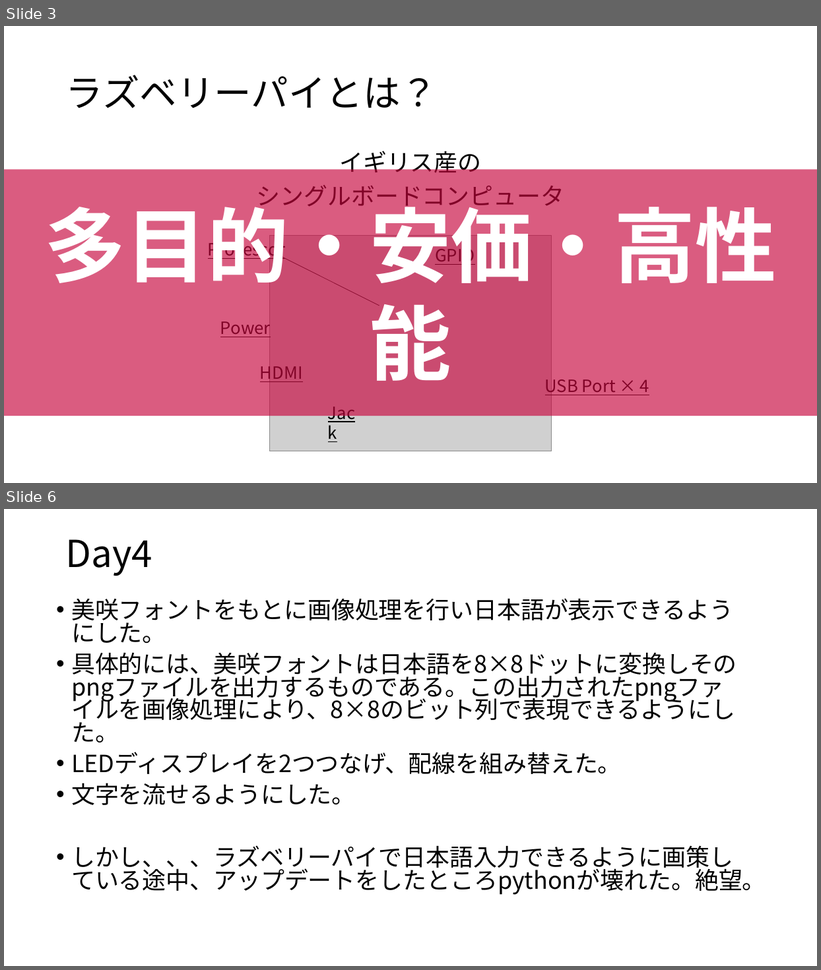
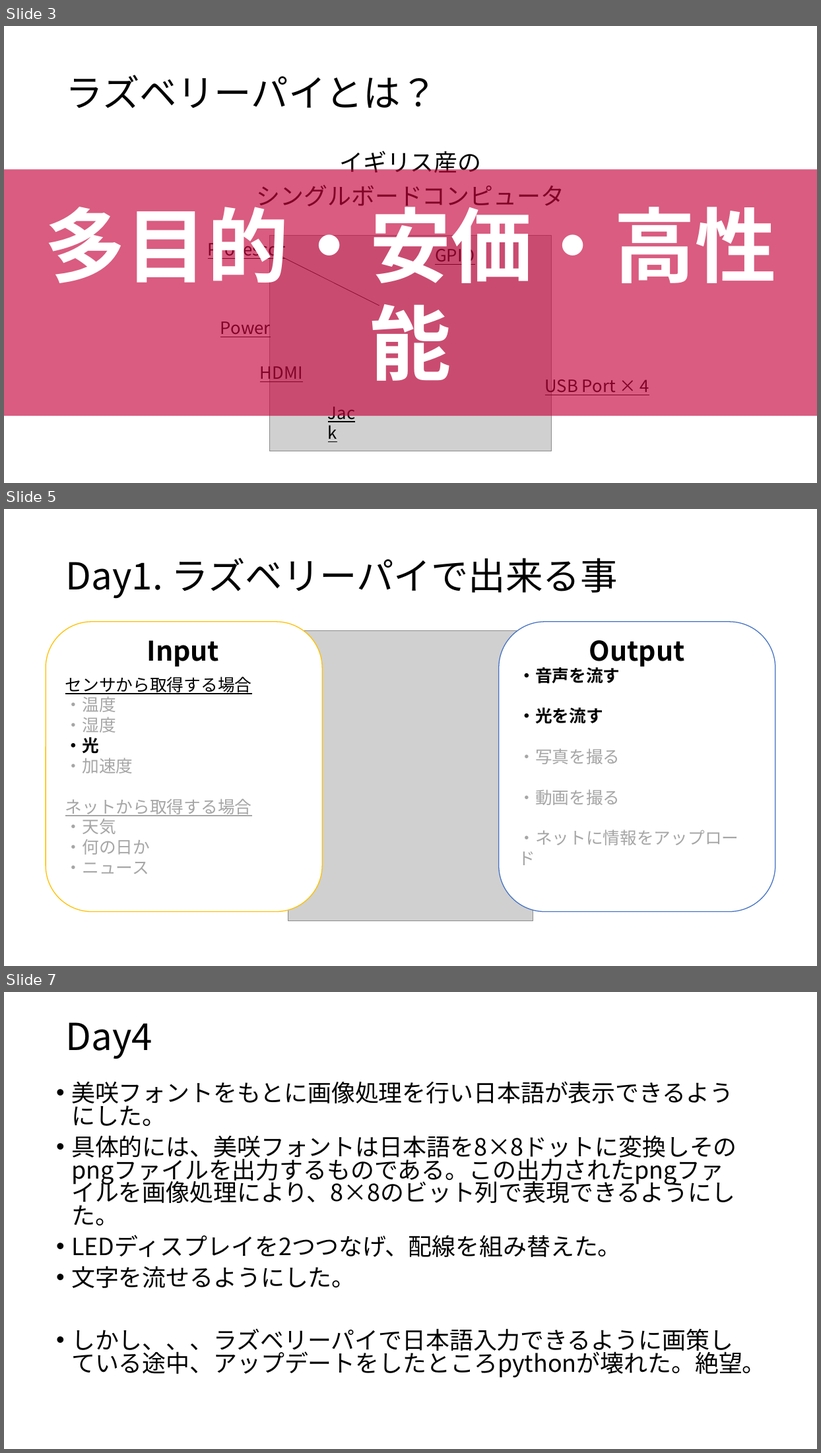
Before and after one commit to OptMist-Tokyo/experiment2018, a slide deck: Raspberry pi を焼こう.pptm. Shown one above the other, each under a label of ours: slides 3 and 6 before the commit, slides 3, 5 and 7 after it; the slides between them are not shown. The pictures are 821x970 and 821x1453 pixels, drawn with LibreOffice and Linux fonts; fonts in the diff are those of the drawing; grey boxes stand for pictures. Boxes give left, top, right and bottom in pixels: in the first picture for what was removed or moved away, otherwise in the second. Text is boxed around its words. In the diff, an @@ line names an element or a change of style, - is before the commit and + after.

```diff
--- a/Raspberry pi を焼こう.pptm
+++ b/Raspberry pi を焼こう.pptm
@@ slide 5 added at <box>4,509,817,966</box>, background #FFFFFF @@
@@ title added at <box>66,558,618,599</box>, 44 pt, text #000000 @@
+Day1. ラズベリーパイで出来る事
@@ rounded rectangle added at <box>46,622,322,912</box>, fill #FFFFFF, outline #FFC000 1 pt, 20 pt, text #A6A6A6 @@
+センサから取得する場合
+・温度
+・湿度
+・光
+・加速度
+ネットから取得する場合
+・天気
+・何の日か
+・ニュース
@@ rounded rectangle added at <box>499,622,775,912</box>, fill #FFFFFF, outline #4472C4 1 pt, 20 pt, text #A6A6A6 @@
+・音声を流す
+・光を流す
+・写真を撮る
+・動画を撮る
+・ネットに情報をアップロード
@@ text added at <box>147,640,219,667</box>, 32 pt, text #000000, bold @@
+Input
@@ picture added at <box>288,631,533,921</box> @@
@@ text added at <box>589,640,685,667</box>, 32 pt, text #000000, bold @@
+Output
@@ what was slide 6 is now slide 7 @@
```
Also in this commit, not shown: 4 slides changed, 2 slides removed.
